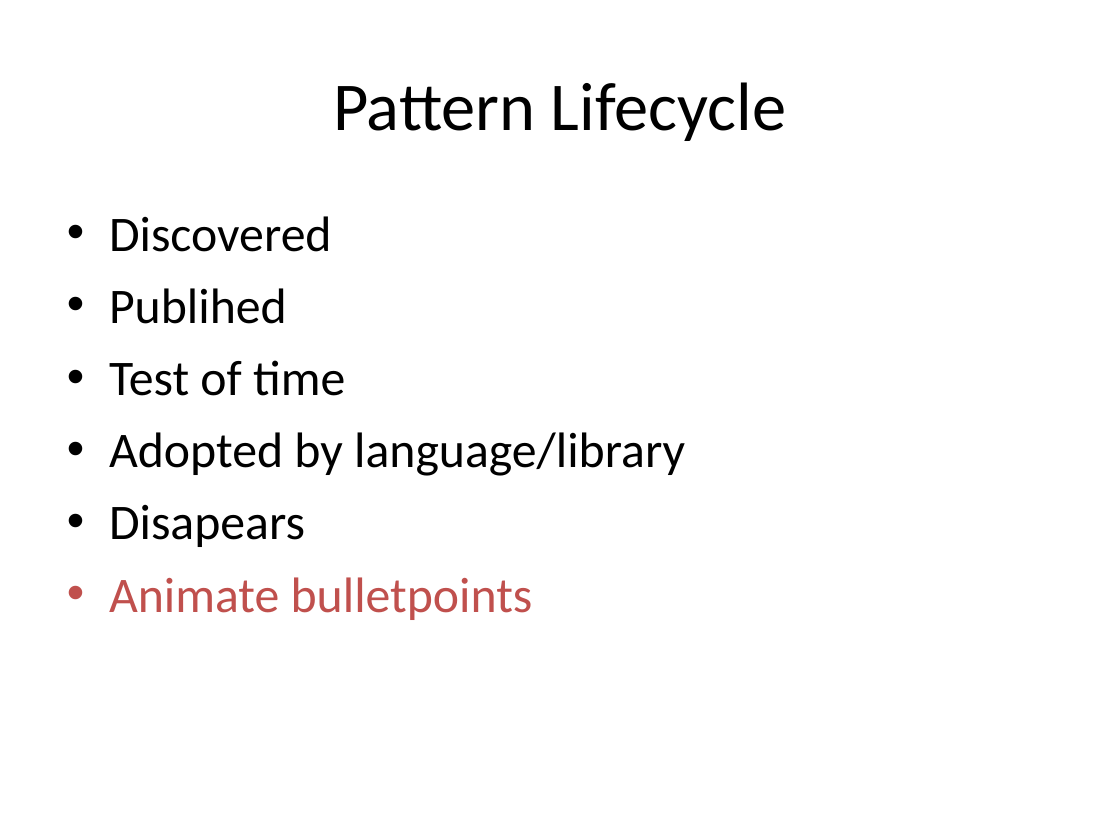
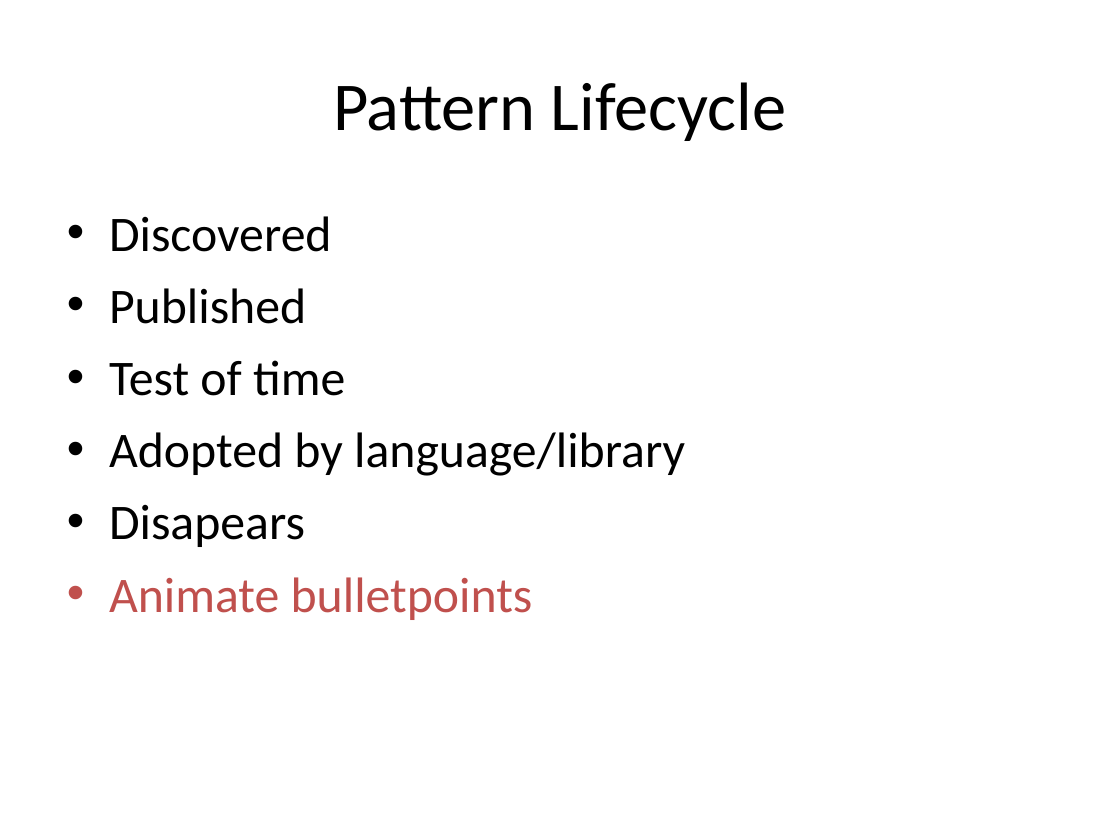
Before and after one commit to kamyu104/GofPatterns, a slide deck: slide 89 of Effective patterns.ppt (slide 92 before the commit). Drawn at 1120x840 pixels with LibreOffice and Linux fonts; fonts in the diff are those of the drawing. Boxes give left, top, right and bottom in pixels: in the first picture for what was removed or moved away, otherwise in the second. Text is boxed around its words. In the diff, an @@ line names an element or a change of style, - is before the commit and + after.

```diff
--- a/Effective patterns.ppt
+++ b/Effective patterns.ppt
@@ text at bbox=[109, 288, 306, 324]: text changed @@
-• Publihed
+• Published
```
Also in this commit, not shown: 2 other slides changed, 2 slides added, 5 slides removed.
